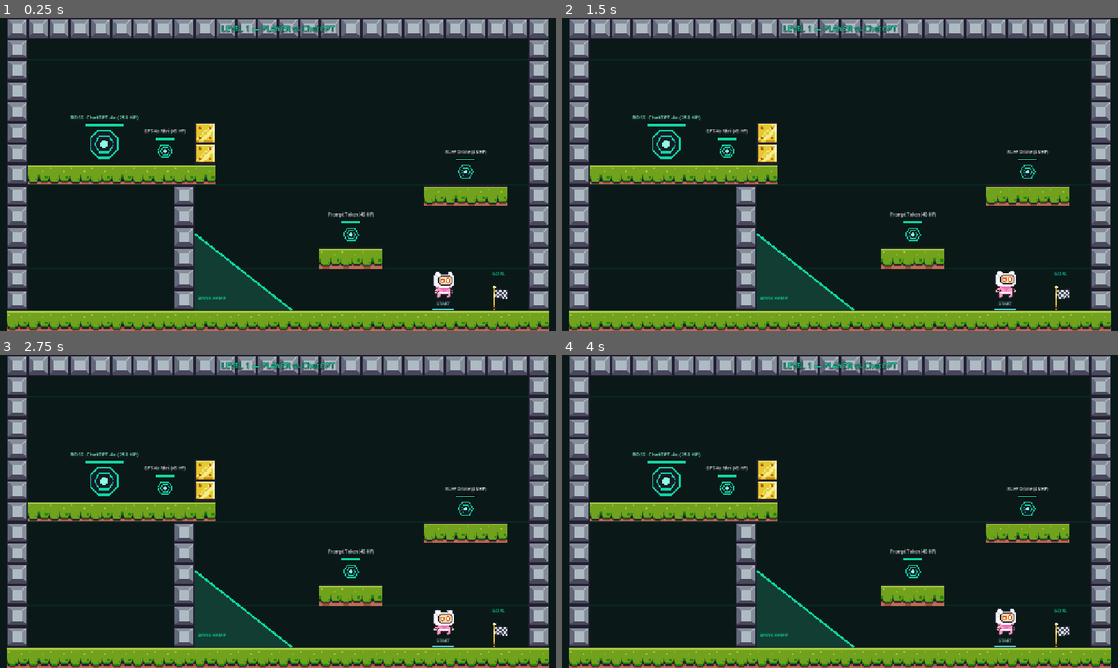
Above: before the commit, frames 1-4 (two rows, left to right).
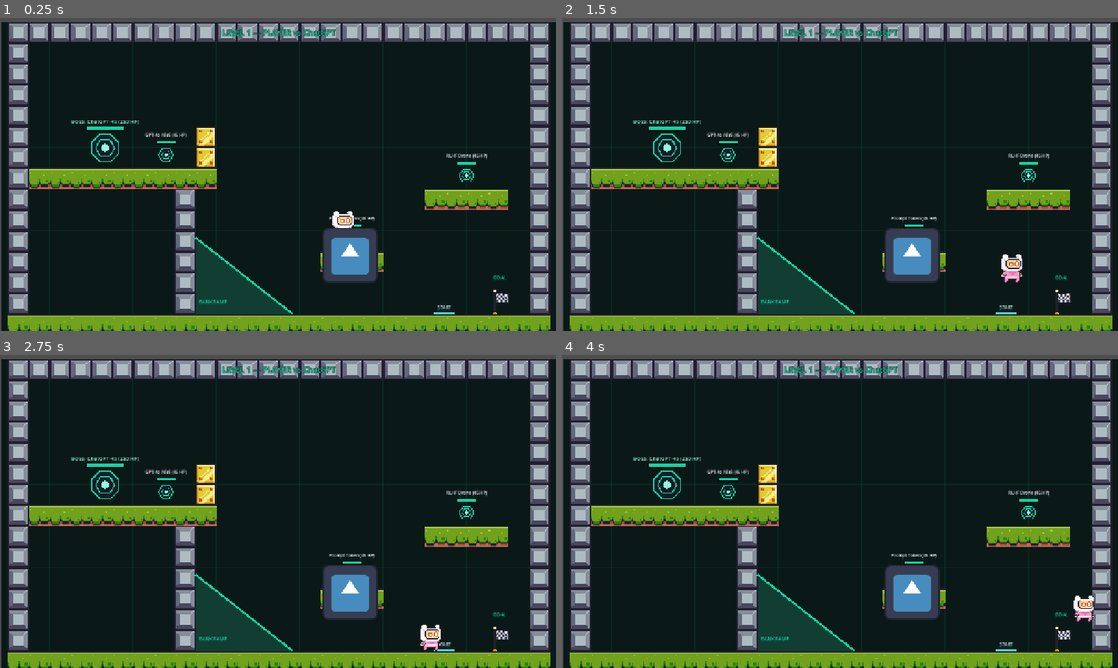
Above: after the commit, the same moments.

Repository: rishabhshuklauk-spec/Venture2
Game: Godot game, scene res://main.tscn
Same seed, same stepped clock (60 frames per second), same inputs: the game is played once before the commit and once after it. The engine's default icon, where the game draws it, is replaced by a stand-in: a white triangle on a blue panel in a dark square.
Inputs:
- Up to frame 1 (0.25 s): no input
- Up to frame 2 (1.5 s): tap Enter (ui_accept) at 0.5, 0.6, 0.77, 1.07, 1.35 s; hold Right (ui_right) from 0.53 s (still down)
- Up to frame 3 (2.75 s): tap Enter (ui_accept) at 1.52, 1.82, 2.1 s; release Right (ui_right) at 2.03 s; hold Left (ui_left) from 2.03 s (still down)
- Up to frame 4 (4 s): release Left (ui_left) at 2.78 s; hold Right (ui_right) from 2.78 s (still down); tap Enter (ui_accept) at 2.85, 3.02, 3.32, 3.6, 3.77 s

The runs differ from the first frame. In frame 1, 22% of the frame differs, in the area x 0-100%, y 0-100%; in frame 2, 23%; in frame 3, 23%; in frame 4, 23%.

Commit message:
skdjgvaudf

Diff:
--- a/main.tscn
+++ b/main.tscn
@@ -1,13 +1,25 @@
 [gd_scene format=3 uid="uid://bu0id1o2hm43o"]
 
-[ext_resource type="Script" path="res://main.gd" id="1_main"]
+[ext_resource type="Script" uid="uid://dsqtjtunkevs5" path="res://main.gd" id="1_main"]
 [ext_resource type="PackedScene" path="res://level1.tscn" id="2_level1"]
 [ext_resource type="PackedScene" uid="uid://dygidsxycg4st" path="res://node_2d.tscn" id="3_player"]
+[ext_resource type="Texture2D" uid="uid://n7g1ucolt1l" path="res://icon.svg" id="4_1bvp3"]
+[ext_resource type="Script" uid="uid://cjxjvleb63a5f" path="res://scripts/node_2d.gd" id="4_lquwl"]
 
 [node name="Main" type="Node2D" unique_id=1750456492]
 script = ExtResource("1_main")
 
-[node name="Level1" parent="." instance=ExtResource("2_level1")]
+[node name="Level1" parent="." unique_id=864923748 instance=ExtResource("2_level1")]
+position = Vector2(2, 9)
 
 [node name="Player" parent="." unique_id=30529122 instance=ExtResource("3_player")]
-position = Vector2(1020, 610)
+position = Vector2(788, 443)
+script = ExtResource("4_lquwl")
+
+[node name="StaticBody2D" type="StaticBody2D" parent="." unique_id=1462809003]
+position = Vector2(789, 549)
+metadata/_edit_group_ = true
+
+[node name="Sprite2D" type="Sprite2D" parent="StaticBody2D" unique_id=1598526851]
+position = Vector2(17, -3)
+texture = ExtResource("4_1bvp3")
--- /dev/null
+++ b/node_2d.gd
@@ -0,0 +1,25 @@
+extends CharacterBody2D
+
+
+const SPEED = 300.0
+const JUMP_VELOCITY = -400.0
+
+
+func _physics_process(delta: float) -> void:
+	# Add the gravity.
+	if not is_on_floor():
+		velocity += get_gravity() * delta
+
+	# Handle jump.
+	if Input.is_action_just_pressed("ui_accept") and is_on_floor():
+		velocity.y = JUMP_VELOCITY
+
+	# Get the input direction and handle the movement/deceleration.
+	# As good practice, you should replace UI actions with custom gameplay actions.
+	var direction := Input.get_axis("ui_left", "ui_right")
+	if direction:
+		velocity.x = direction * SPEED
+	else:
+		velocity.x = move_toward(velocity.x, 0, SPEED)
+
+	move_and_slide()
Not shown, added: node_2d.gd.uid
